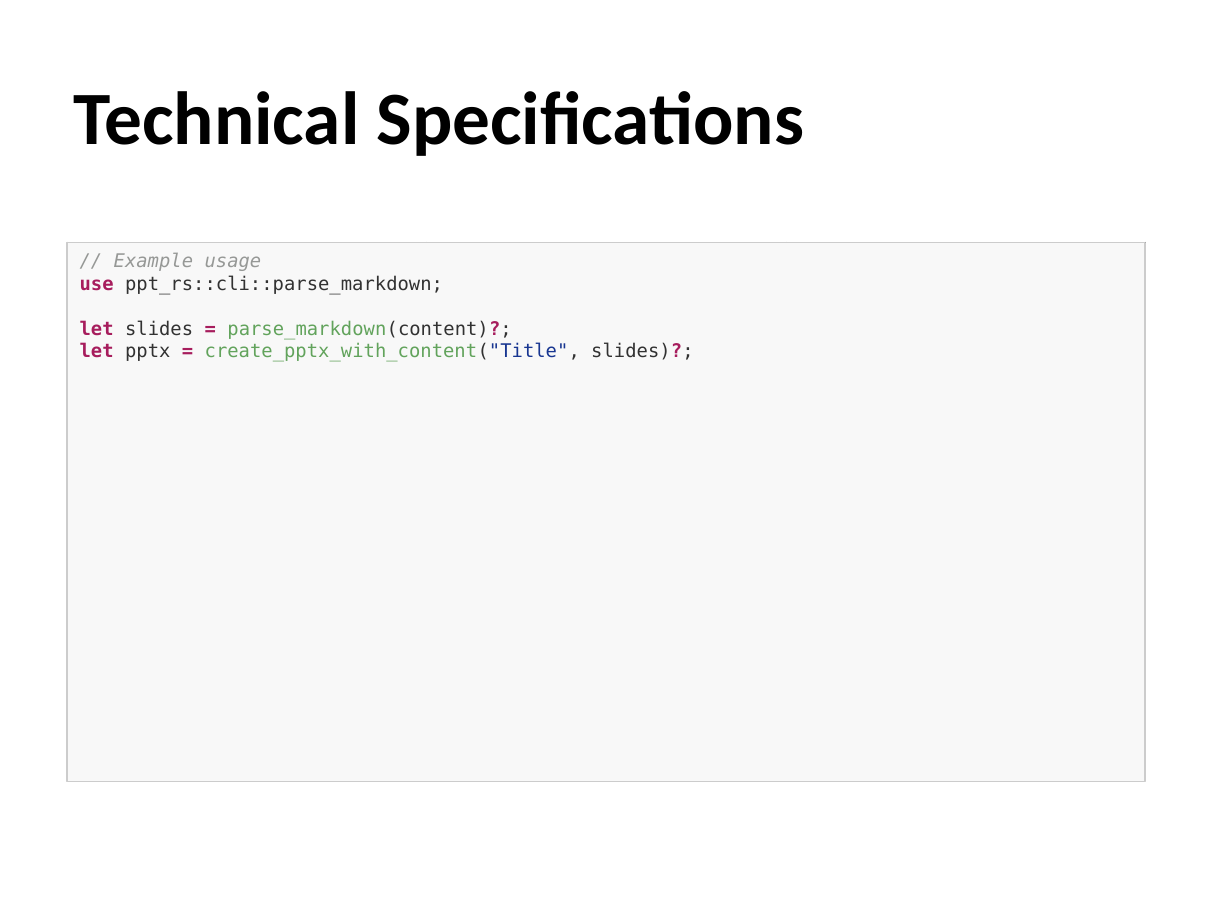
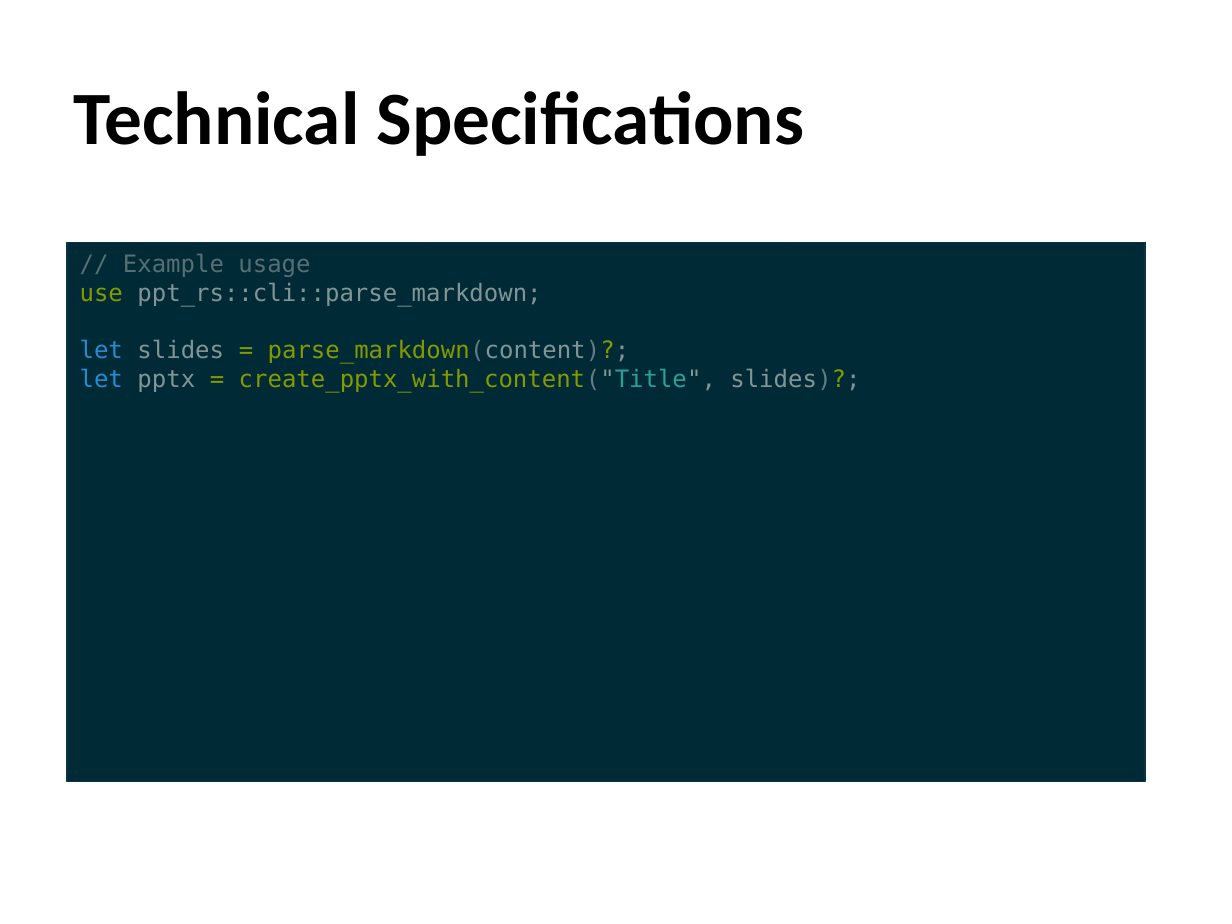
Before and after one commit to awol2005ex/ppt-rs, a slide deck: slide 23 of examples/md2ppt_demo.pptx. Drawn at 1232x924 pixels with LibreOffice and Linux fonts; fonts in the diff are those of the drawing. Boxes give left, top, right and bottom in pixels: in the first picture for what was removed or moved away, otherwise in the second. Text is boxed around its words. In the diff, an @@ line names an element or a change of style, - is before the commit and + after.

```diff
--- a/examples/md2ppt_demo.pptx
+++ b/examples/md2ppt_demo.pptx
@@ rectangle "// Example usage" at [68, 243, 1146, 781]: size 11 to 14 pt; text colour #969896 to #586E75, italic off in "// Example usage"; text colour #A71D5D to #859900 in "use", "= parse_markdown(content)?;", "= slides)?;"; text colour #323232 to #839496 in "ppt_rs::cli::parse_markdown;", "slides parse_markdown(content)?;", "pptx create_pptx_with_content("Title", slides)?;"; bold off in "use", "let = parse_markdown(content)?;", "let = slides)?;"; text colour #A71D5D to #268BD2 in "let", "let"; text colour #62A35C to #859900 in "parse_markdown(content)?;", "create_pptx_with_content("Title","; text colour #323232 to #657B83 in "parse_markdown(content)?;", "create_pptx_with_content("Title", slides)?;"; text colour #183691 to #839496, text colour #183691 to #2AA198 in "create_pptx_with_content("Title","; fill #F8F8F8 to #002B36; outline #CCCCCC 1 pt to #073642 1 pt @@
```
Also in this commit, not shown: 14 other slides changed, 1 slide added, 1 slide removed, 10 other files.
